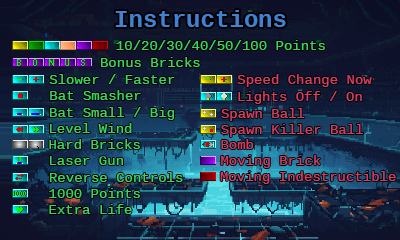
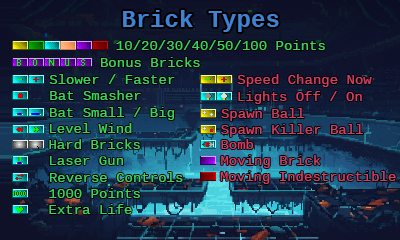
Comparing the layer stacks of the two w=400, h=240 images. Changes:
renamed "Instructions" to "Brick Types", painted on it over box(115, 10, 286, 32)
